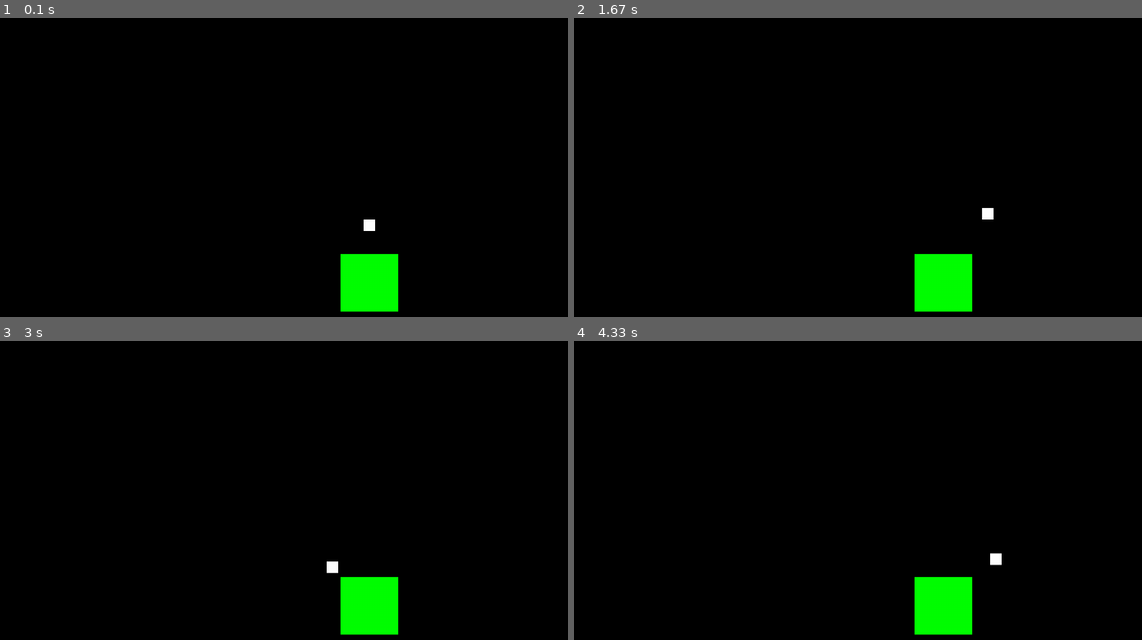
Above: before the commit, frames 1-4 (two rows, left to right).
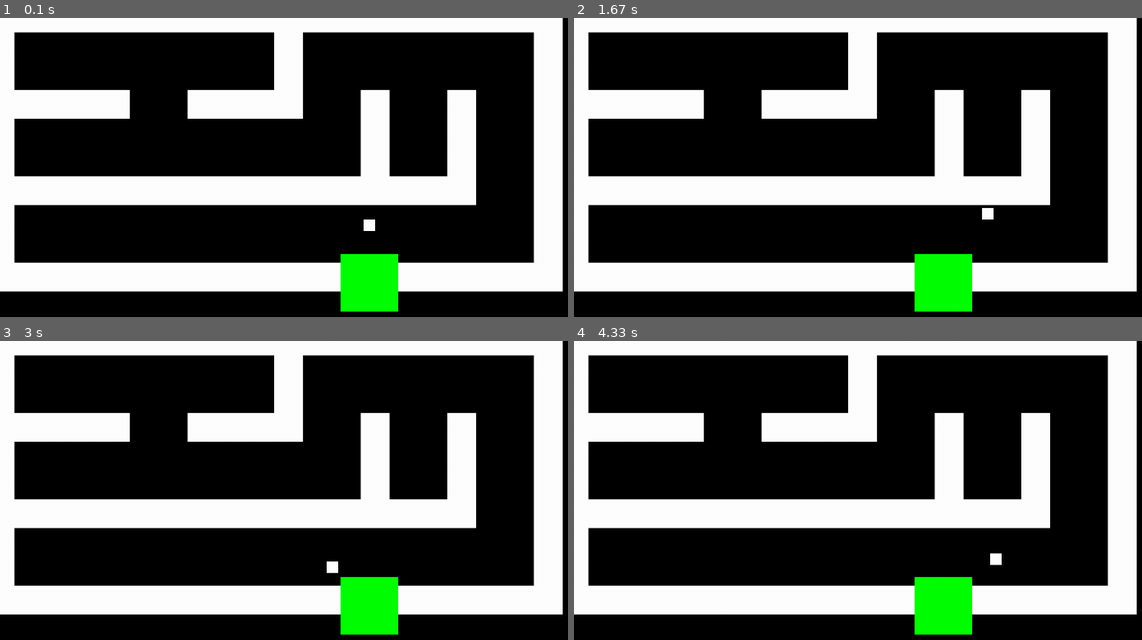
Above: after the commit, the same moments.

Repository: YousefIbrahimkhil/pygame
Game: pygame game, started from game.py
The game is run twice, just before and just after one commit, with the same random seed, the same clock (stepped at 60 frames per second) and the same inputs.
Inputs:
- Up to frame 1 (0.1 s): no input
- Up to frame 2 (1.67 s): hold D 0.33-0.8 s; hold W 0.83-1.13 s; hold D 1.17-1.63 s
- Up to frame 3 (3 s): hold A 1.67-2.2 s; hold S 2.23-2.53 s; hold A 2.57-2.97 s
- Up to frame 4 (4.33 s): hold W 3-3.37 s; hold D 3.4-4.03 s; hold S from 4.07 s (still down)

The runs differ from the first frame. In frame 1, 36% of the frame differs, in the area x 0-100%, y 0-92%; in frame 2, 36%; in frame 3, 36%; in frame 4, 36%.

Commit message:
Level Update

Diff:
--- a/game.py
+++ b/game.py
@@ -12,6 +12,7 @@
 running = True
 dt = 0
 speed = 10
+size = 50
 direction = "down"
 
 def rectangle(start_x, start_y, size):
@@ -27,9 +28,7 @@
     (width, height) = (im.width, im.height)
     pixels = list(im.getdata())
 
-print(width)
-print(height)
-print(pixels)
+
 
 while running:
     # poll for events
@@ -41,11 +40,27 @@
     # fill the screen with a color to wipe away anything from last frame
     screen.fill("black")
 
+    count = 0
+    row = 0
+
+    for x in pixels:
+        wallcolor = "white"
+        if x == (0,0,0,255):
+            wallcolor = "white"
+        else:
+            wallcolor = "black"
+        pygame.draw.rect(screen, wallcolor, rectangle(count * size, row * size, size))
+        count += 1
+        if count > width - 1:
+            count = 0
+            row += 1
+
     # point = pygame.player_pos.get_pos()
     collide = rect_pos.colliderect(player_pos)
     color = (255, 0, 0) if collide else (255, 255, 255)
     pygame.draw.rect(screen, color, player_pos)
     pygame.draw.rect(screen, "green", rect_pos)
+
     keys = pygame.key.get_pressed()
     if keys[pygame.K_w]:
         direction = "up"
